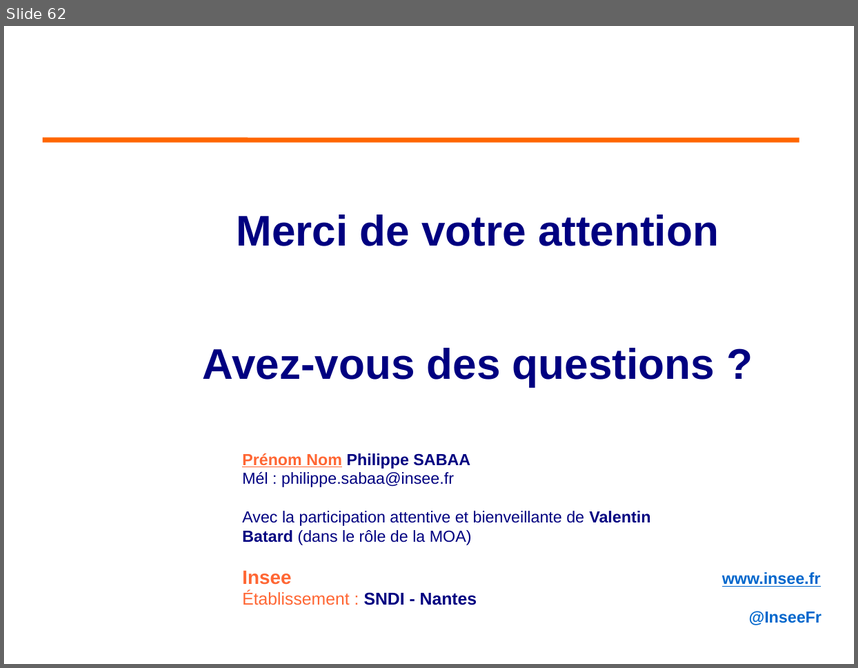
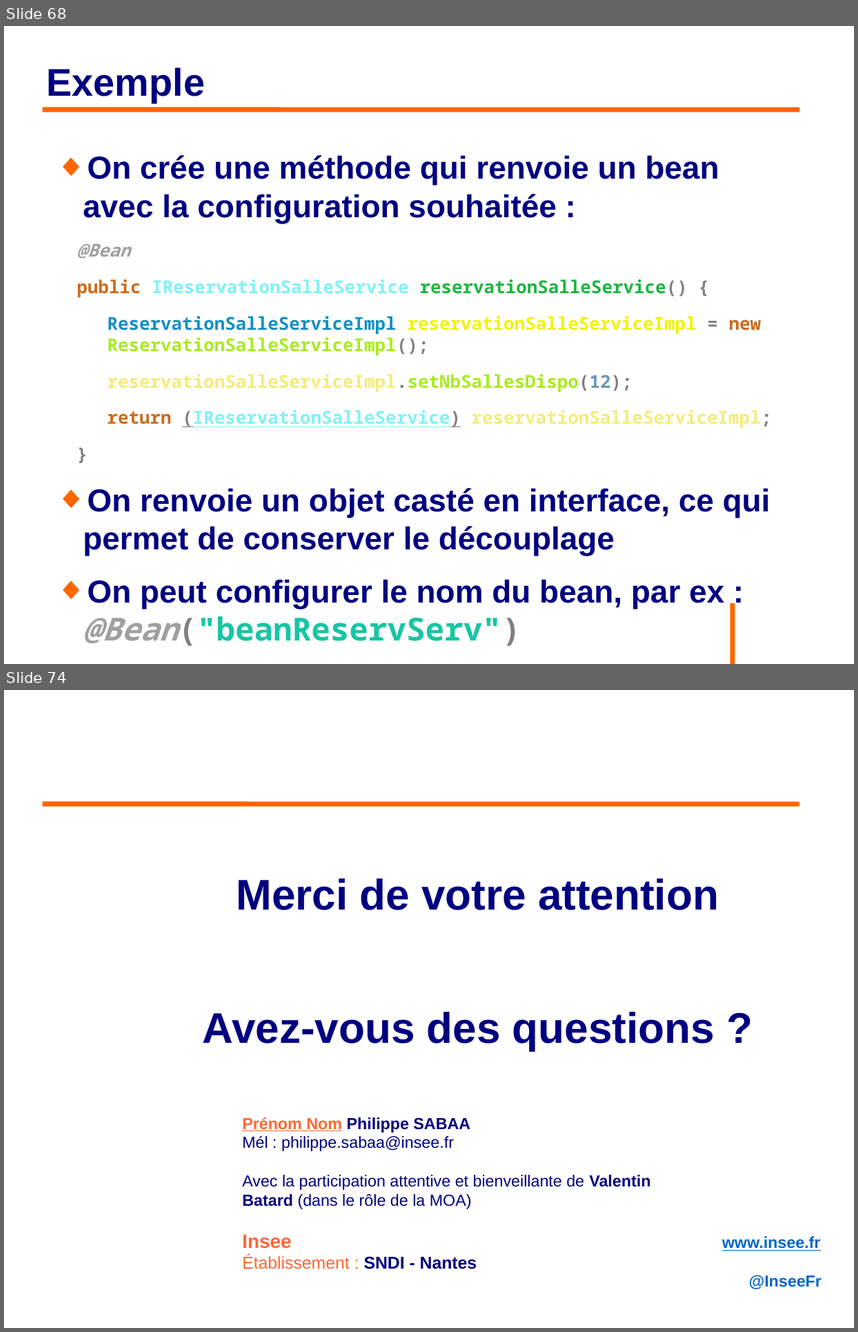
Before and after one commit to philphils/formation-spring, a slide deck: Documentation/diapo_formation_spring.odp. Shown one above the other, each under a label of ours: slide 62 before the commit, slides 68 and 74 after it; the slides between them are not shown. The pictures are 858x668 and 858x1332 pixels, drawn with LibreOffice and Linux fonts; fonts in the diff are those of the drawing; background and template pictures are left out. Boxes give left, top, right and bottom in pixels: in the first picture for what was removed or moved away, otherwise in the second. Text is boxed around its words. In the diff, an @@ line names an element or a change of style, - is before the commit and + after.

```diff
--- a/Documentation/diapo_formation_spring.odp
+++ b/Documentation/diapo_formation_spring.odp
@@ slide 68 added at <box>4,26,854,664</box>, background #FFFFFF @@
@@ title added at <box>47,67,205,103</box>, 36 pt, text #000080, bold @@
+Exemple
@@ line added from (43, 109) to (800, 109), #FF6600 4.54 pt @@
@@ text added at <box>77,155,772,646</box>, 16.6 pt, text #000080, bold @@
+◆ On crée une méthode qui renvoie un bean avec la configuration souhaitée :
+@Bean
+public IReservationSalleService reservationSalleService() {
+ReservationSalleServiceImpl reservationSalleServiceImpl = new ReservationSalleServiceImpl();
+reservationSalleServiceImpl.setNbSallesDispo(12);
+return (IReservationSalleService) reservationSalleServiceImpl;
+}
+◆ On renvoie un objet casté en interface, ce qui permet de conserver le découplage
+◆ On peut configurer le nom du bean, par ex : @Bean("beanReservServ")
@@ line added from (733, 603) to (733, 664), #FF6600 4.54 pt @@
@@ what was slide 62 is now slide 74 @@
```
Also in this commit, not shown: 8 slides changed, 12 other slides added, 1 slide removed.
